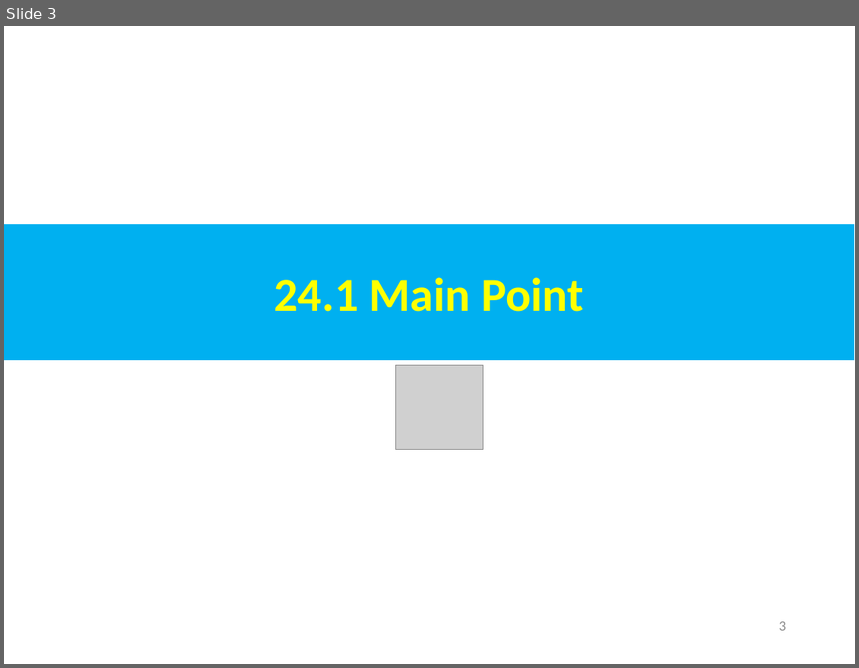
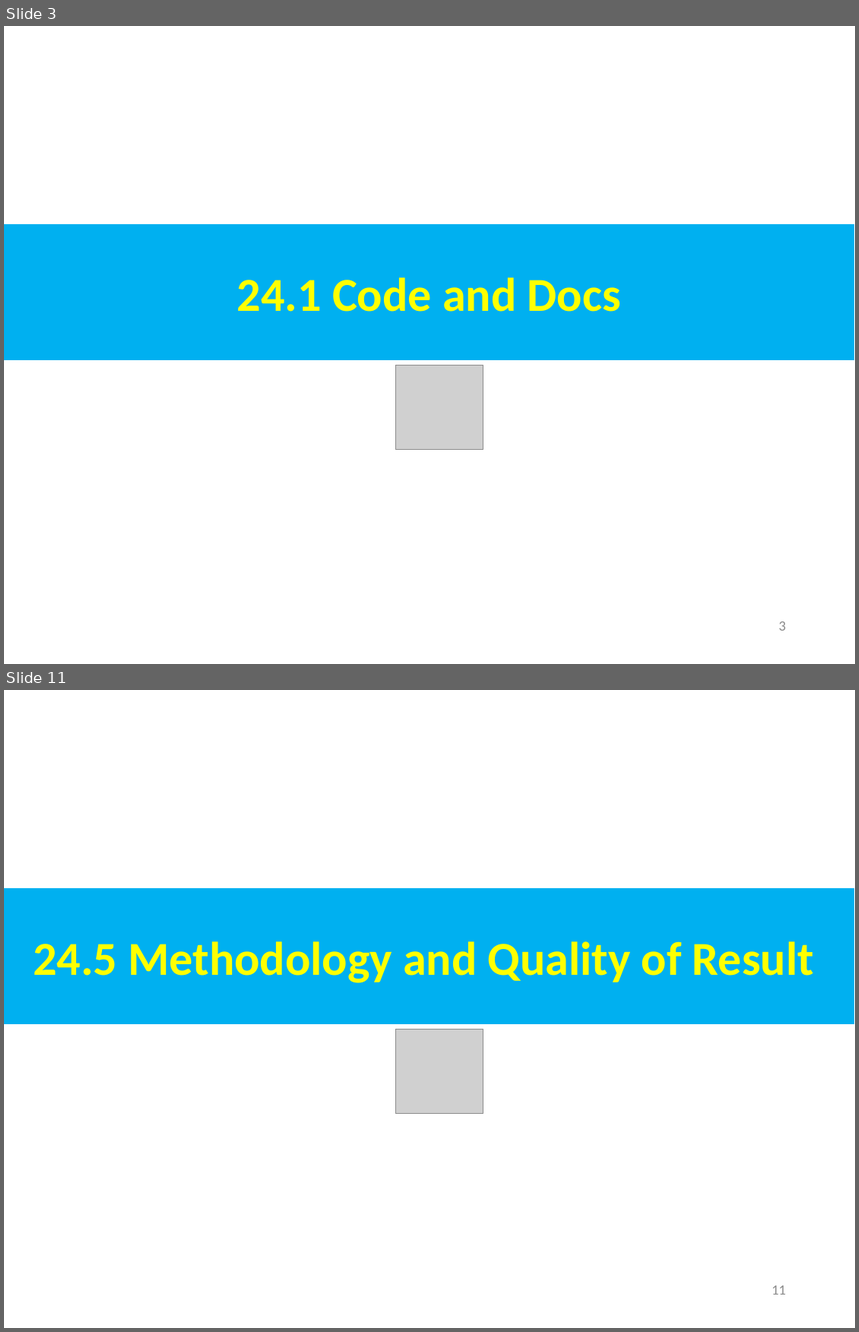
Before and after one commit to peterhchen/AIU_CS800_Chisel, a slide deck: 500_UCSC_HWD/024_XLS_GPU/000_Video/024.XLS_GPU.ppt. Shown one above the other, each under a label of ours: slide 3 before the commit, slides 3 and 11 after it; the slides between them are not shown. The pictures are 859x668 and 859x1332 pixels, drawn with LibreOffice and Linux fonts; fonts in the diff are those of the drawing; grey boxes stand for pictures. Boxes give left, top, right and bottom in pixels: in the first picture for what was removed or moved away, otherwise in the second. Text is boxed around its words. In the diff, an @@ line names an element or a change of style, - is before the commit and + after.

```diff
--- a/500_UCSC_HWD/024_XLS_GPU/000_Video/024.XLS_GPU.ppt
+++ b/500_UCSC_HWD/024_XLS_GPU/000_Video/024.XLS_GPU.ppt
@@ slide 11 added at [4, 690, 855, 1328], background #FFFFFF @@
@@ rectangle added at [4, 888, 854, 1024], fill #00B0F0, 40 pt, text #FFFF00, bold @@
+24.5 Methodology and Quality of Result
@@ picture added at [396, 1030, 484, 1114] @@
@@ page number added at [772, 1286, 786, 1295], 12 pt, text #8B8B8B @@
+11
@@ slide 3 changed as well @@
@@ text in rectangle at [237, 278, 620, 312]: text changed @@
-24.1 Main Point
+24.1 Code and Docs
```
Also in this commit, not shown: 9 other slides added, 2 slides removed.
